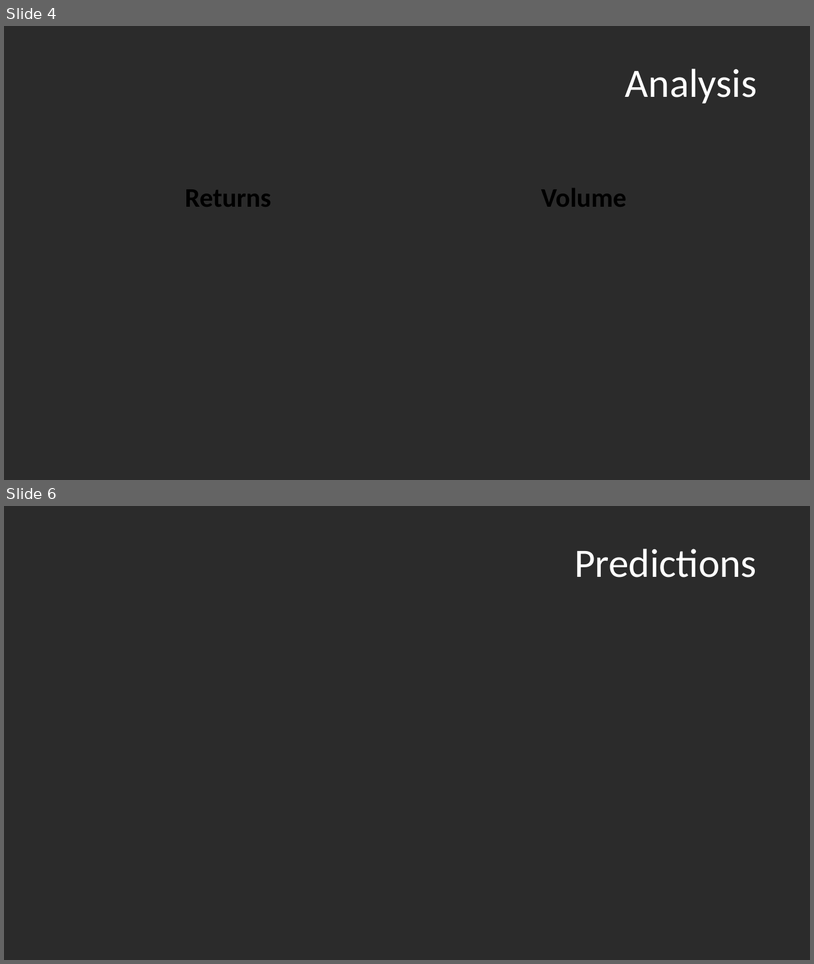
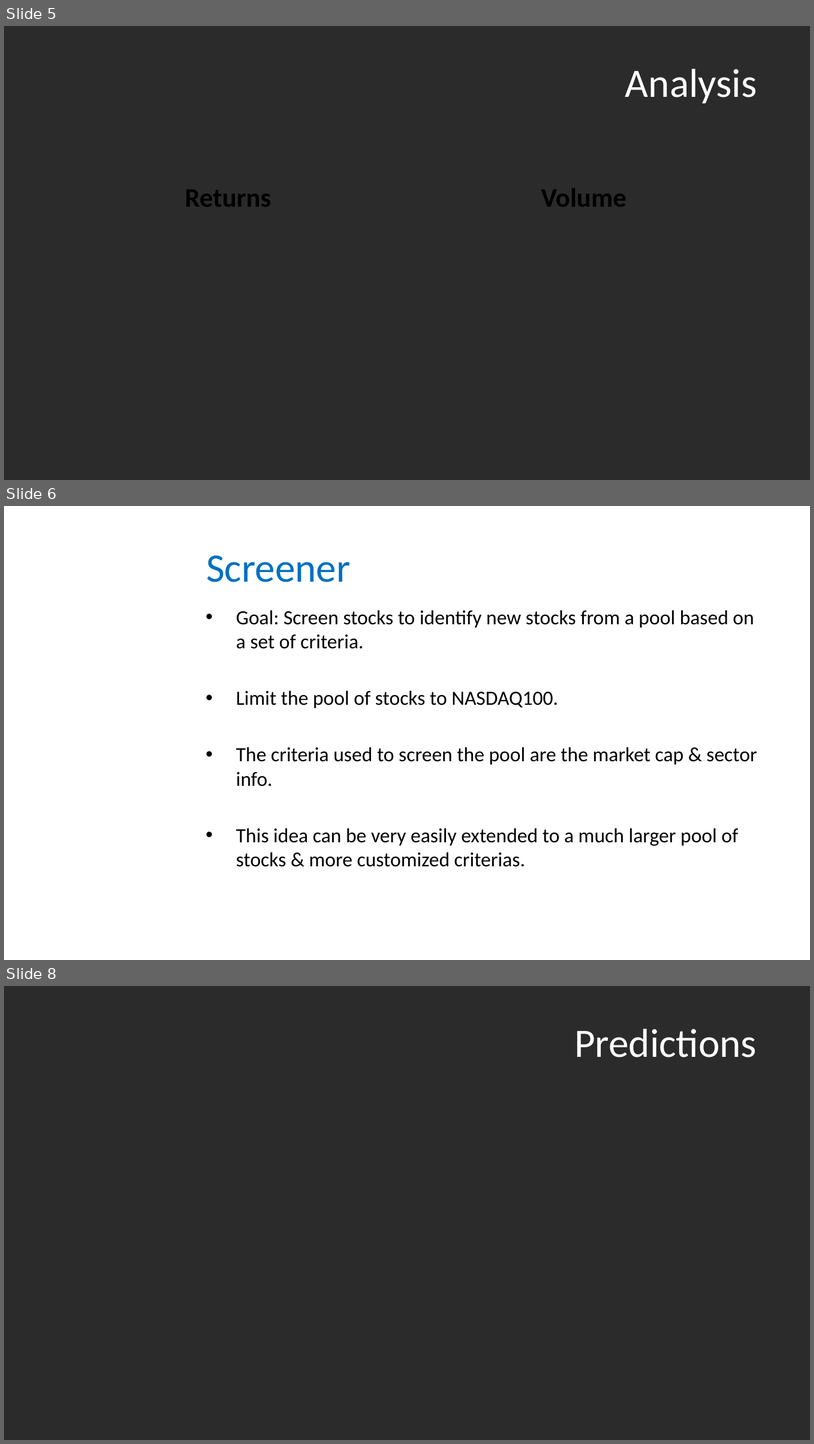
Before and after one commit to patricia-raj/financial-market-trading-dashboard, a slide deck: Project3.pptx. Shown one above the other, each under a label of ours: slides 4 and 6 before the commit, slides 5, 6 and 8 after it; the slides between them are not shown. The pictures are 814x964 and 814x1444 pixels, drawn with LibreOffice and Linux fonts; fonts in the diff are those of the drawing; background and template pictures are left out; a plain dark background stands for a picture behind light text. Boxes give left, top, right and bottom in pixels: in the first picture for what was removed or moved away, otherwise in the second. Text is boxed around its words. In the diff, an @@ line names an element or a change of style, - is before the commit and + after.

Commit message:
Update the presentation's screener info

```diff
--- a/Project3.pptx
+++ b/Project3.pptx
@@ slide 6 added at <box>4,506,810,960</box>, background picture (left out) @@
@@ title added at <box>206,555,351,582</box>, 36 pt, text #0070C0 @@
+Screener
@@ text added at <box>236,610,757,867</box>, 18 pt, text #000000 @@
+• Goal: Screen stocks to identify new stocks from a pool based on a set of criteria.
+• Limit the pool of stocks to NASDAQ100.
+• The criteria used to screen the pool are the market cap & sector info.
+• This idea can be very easily extended to a much larger pool of stocks & more customized criterias.
@@ what was slide 4 is now slide 5 @@
@@ what was slide 6 is now slide 8 @@
```
Also in this commit, not shown: 1 slide changed, 3 other slides added, 2 slides removed.
